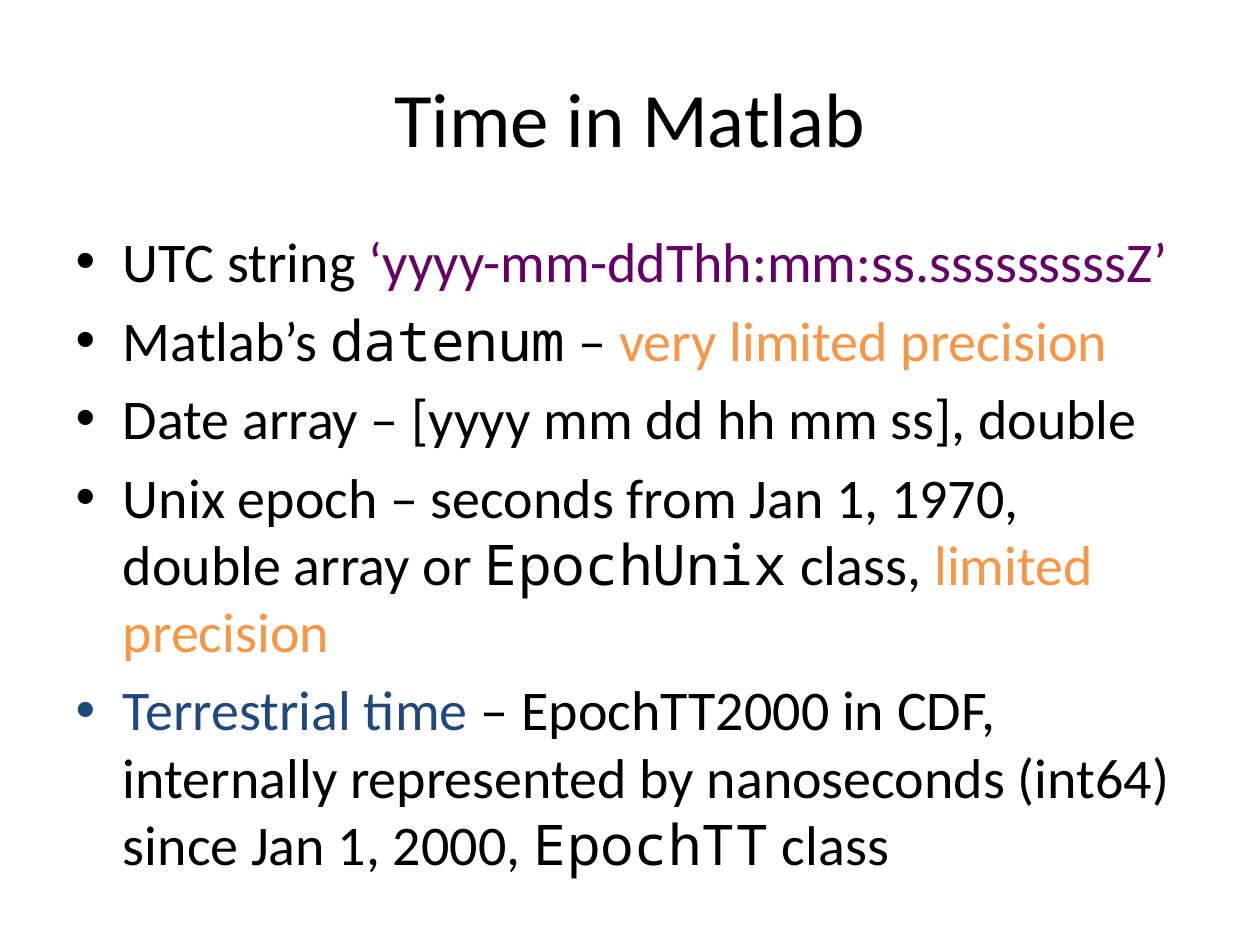
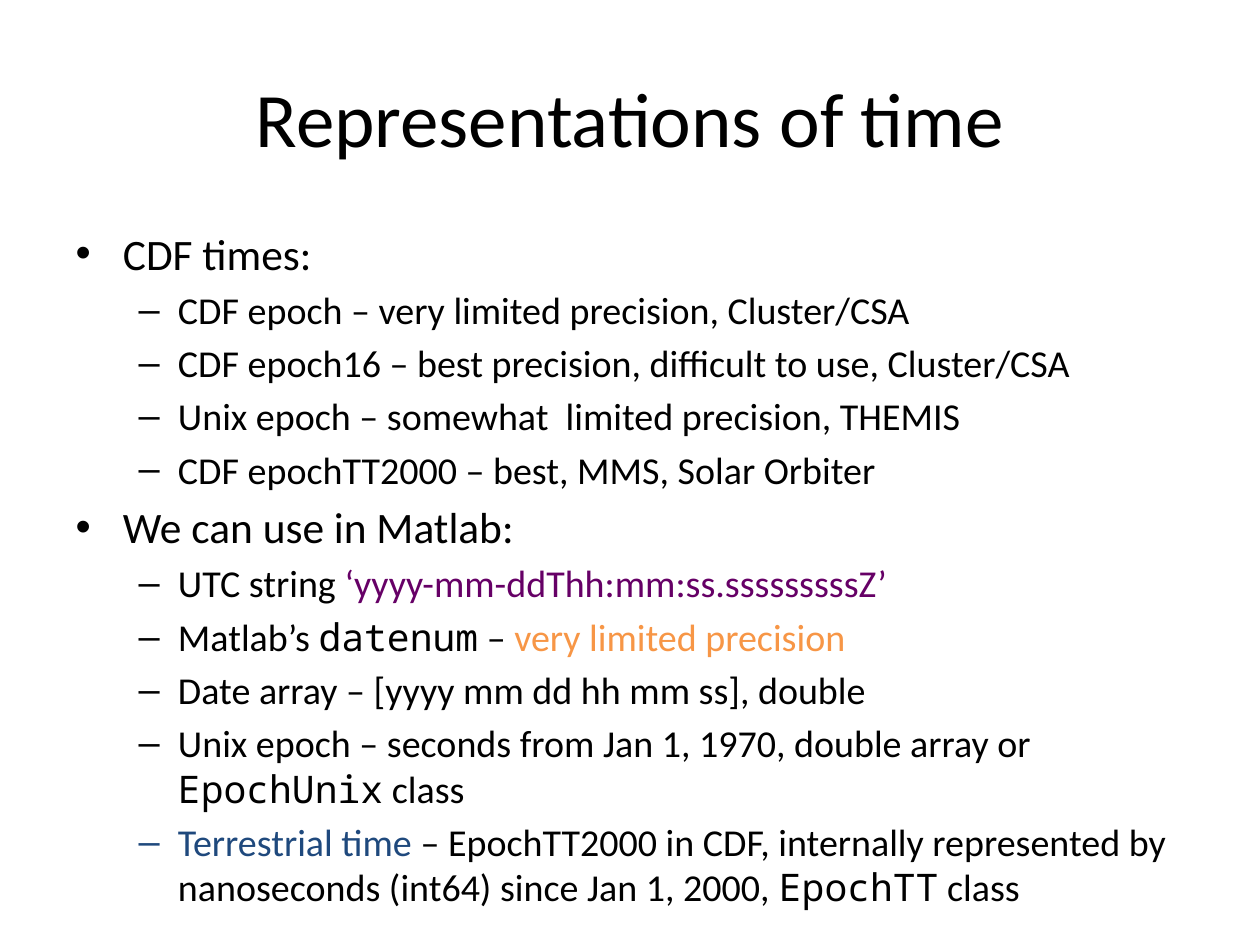
Before and after one commit to irfu/Nordita_Magnetic_Reconnection_School_2015, a slide deck: slide 9 of Lectures/Lecture_1.pptx (slide 11 before the commit). Drawn at 1260x945 pixels with LibreOffice and Linux fonts; fonts in the diff are those of the drawing. Boxes give left, top, right and bottom in pixels: in the first picture for what was removed or moved away, otherwise in the second. Text is boxed around its words. In the diff, an @@ line names an element or a change of style, - is before the commit and + after.

Commit message:
add ex on time

```diff
--- a/Lectures/Lecture_1.pptx
+++ b/Lectures/Lecture_1.pptx
@@ title at <box>256,93,1004,160</box>: text changed @@
-Time in Matlab
+Representations of time
@@ text at <box>123,240,1070,544</box>: paragraphs added @@
+• CDF times:
+  – CDF epoch – very limited precision, Cluster/CSA
+  – CDF epoch16 – best precision, difficult to use, Cluster/CSA
+  – Unix epoch – somewhat limited precision, THEMIS
+  – CDF epochTT2000 – best, MMS, Solar Orbiter
+• We can use in Matlab:
@@ text at <box>178,569,1166,862</box>: size 32 to 21.7 pt in "UTC string ‘yyyy-mm-ddThh:mm:ss.sssssssssZ’", "Matlab’s datenum – very limited precision", "Date array – [yyyy mm dd hh ...", "Terrestrial time – EpochTT2000 in CDF, internally ..."; bullet • to –; list level 1 to 2 in "UTC string ‘yyyy-mm-ddThh:mm:ss.sssssssssZ’"; list level 1 to 2 in "Matlab’s datenum – very limited ..."; list level 1 to 2 in "Date array – [yyyy mm ..."; list level 1 to 2 in "Terrestrial time – EpochTT2000 in ..." @@
@@ text at <box>178,730,1030,812</box>: text changed; size 32 to 21.7 pt @@
-• Unix epoch – seconds from Jan 1, 1970, double array or EpochUnix class, limited precision
+  – Unix epoch – seconds from Jan 1, 1970, double array or EpochUnix class
```
Also in this commit, not shown: 6 other slides changed, 1 slide removed, 1 other file.
